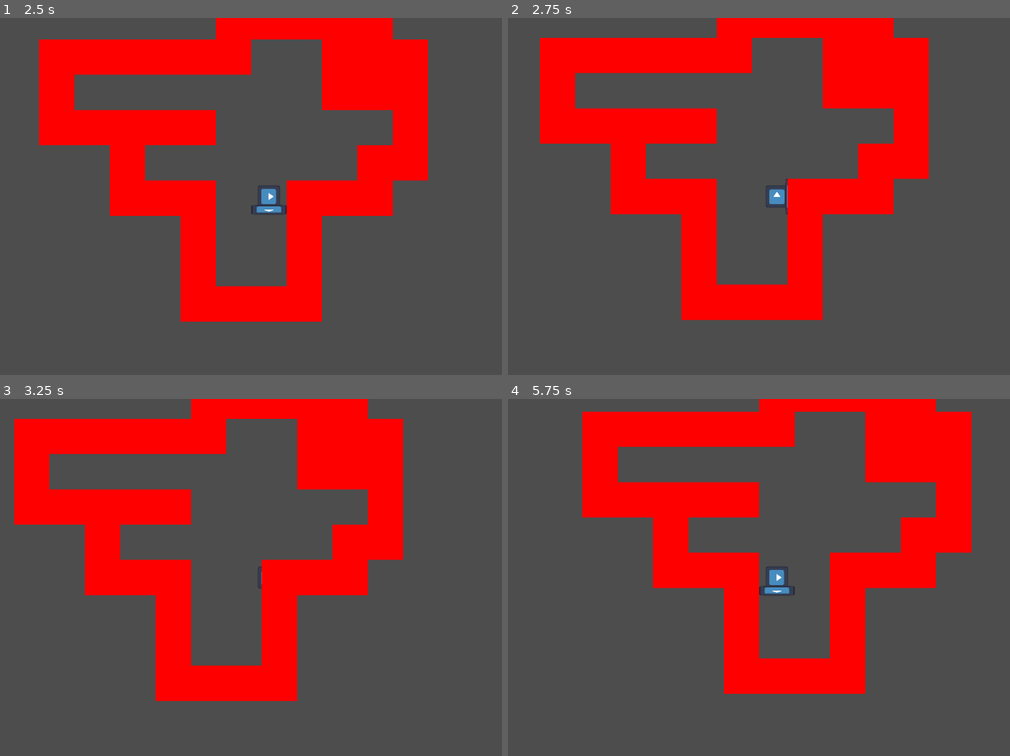
Above: before the commit, frames 1-4 (two rows, left to right).
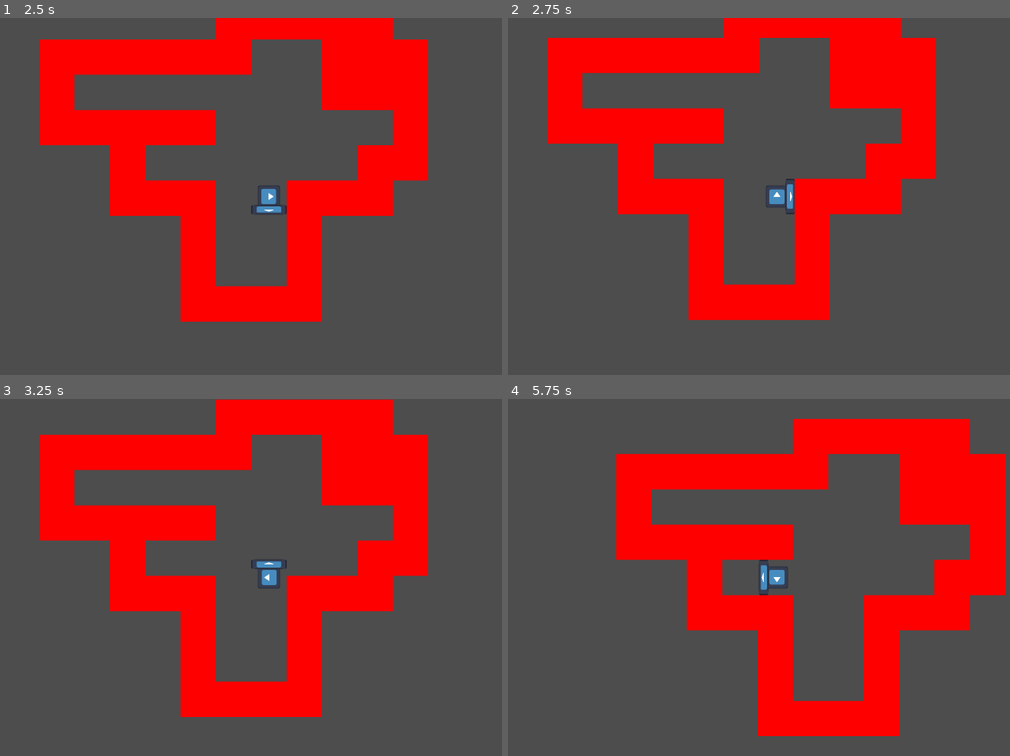
Above: after the commit, the same moments.

Repository: ColemanDuPlessie/Ludum-Dare-57
Game: Godot game, scene res://player_movement_testing.tscn
Same seed, same stepped clock (60 frames per second), same inputs: the game is played once before the commit and once after it. The project has no main scene, so this scene is started directly. The engine's default icon, where the game draws it, is replaced by a stand-in: a white triangle on a blue panel in a dark square.
Inputs:
- Up to frame 1 (2.5 s): tap Enter at 0.5 s; hold D (right) 0.53-1.28 s; hold S (down) 1.28-2.03 s; hold D (right) from 2.03 s (still down)
- Up to frame 2 (2.75 s): keep holding D (right)
- Up to frame 3 (3.25 s): release D (right) at 2.78 s; hold W (up) from 2.78 s (still down)
- Up to frame 4 (5.75 s): release W (up) at 3.53 s; hold A (left) 3.53-5.03 s; hold S (down) from 5.03 s (still down)

Frame 1 is identical in both runs. In frame 2, 4.7% of the frame differs, in the area x 6-86%, y 0-85%; in frame 3, 25%; in frame 4, 39%, in the area x 14-100%, y 0-95%.

Commit message:
Add collision to super basic tileset

Diff:
--- a/art/bad_placeholder_art/Super_Basic_Tileset.tres
+++ b/art/bad_placeholder_art/Super_Basic_Tileset.tres
@@ -5,22 +5,32 @@
 [sub_resource type="TileSetAtlasSource" id="TileSetAtlasSource_ye73k"]
 texture = ExtResource("1_4f1ff")
 0:0/0 = 0
+0:0/0/physics_layer_0/polygon_0/points = PackedVector2Array(-8, -8, 8, -8, 8, 8, -8, 8)
 1:0/0 = 0
 2:0/0 = 0
+2:0/0/physics_layer_0/polygon_0/points = PackedVector2Array(-8, -8, 8, -8, 8, 8, -8, 8)
 3:0/0 = 0
 0:1/0 = 0
 1:1/0 = 0
+1:1/0/physics_layer_0/polygon_0/points = PackedVector2Array(-8, -8, 8, -8, 8, 8, -8, 8)
 2:1/0 = 0
 3:1/0 = 0
+3:1/0/physics_layer_0/polygon_0/points = PackedVector2Array(-8, -8, 8, -8, 8, 8, -8, 8)
 0:2/0 = 0
+0:2/0/physics_layer_0/polygon_0/points = PackedVector2Array(-8, -8, 8, -8, 8, 8, -8, 8)
 1:2/0 = 0
 2:2/0 = 0
+2:2/0/physics_layer_0/polygon_0/points = PackedVector2Array(-8, -8, 8, -8, 8, 8, -8, 8)
 3:2/0 = 0
 0:3/0 = 0
 1:3/0 = 0
+1:3/0/physics_layer_0/polygon_0/points = PackedVector2Array(-8, -8, 8, -8, 8, 8, -8, 8)
 2:3/0 = 0
 3:3/0 = 0
+3:3/0/physics_layer_0/polygon_0/points = PackedVector2Array(-8, -8, 8, -8, 8, 8, -8, 8)
 
 [resource]
 uv_clipping = true
+physics_layer_0/collision_layer = 3
+physics_layer_0/collision_mask = 3
 sources/0 = SubResource("TileSetAtlasSource_ye73k")
